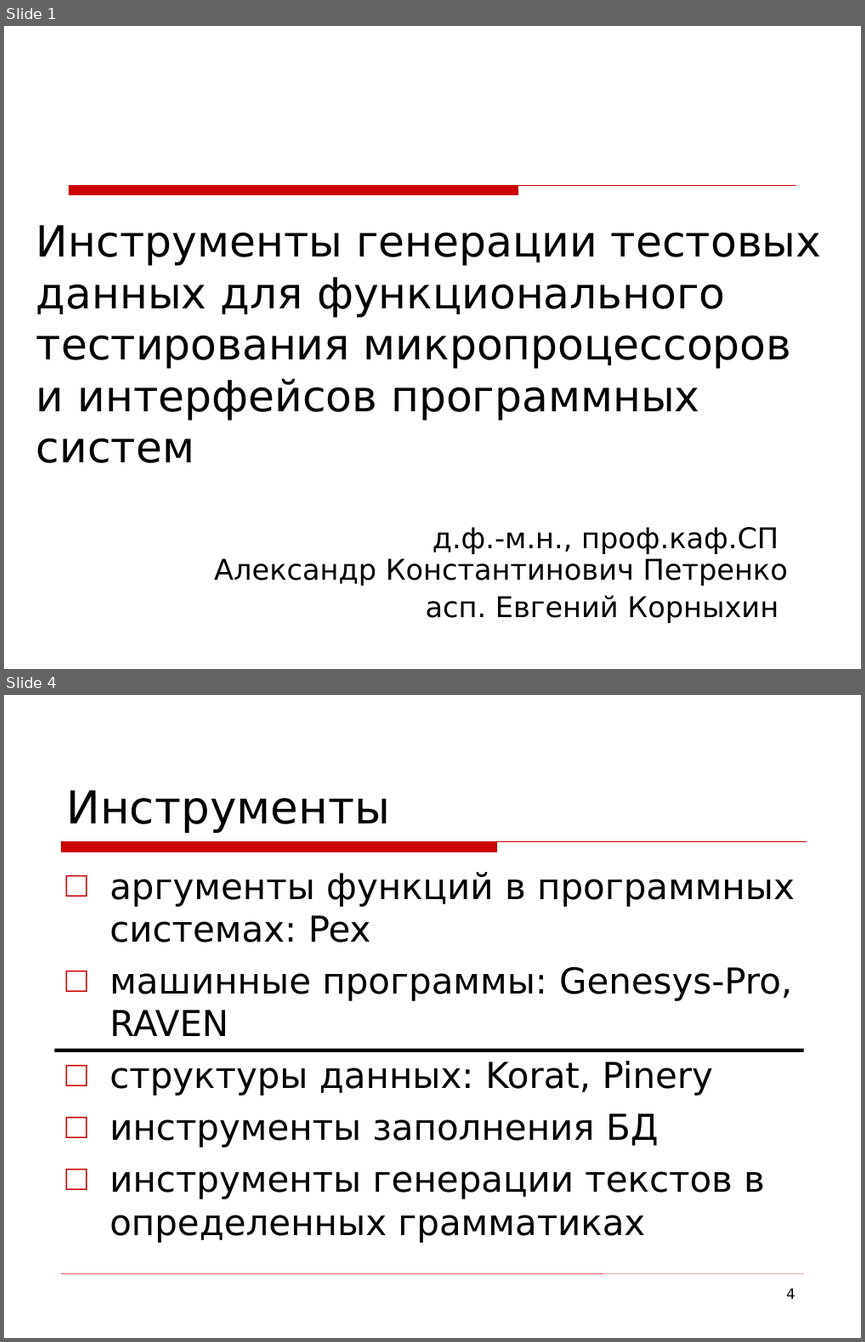
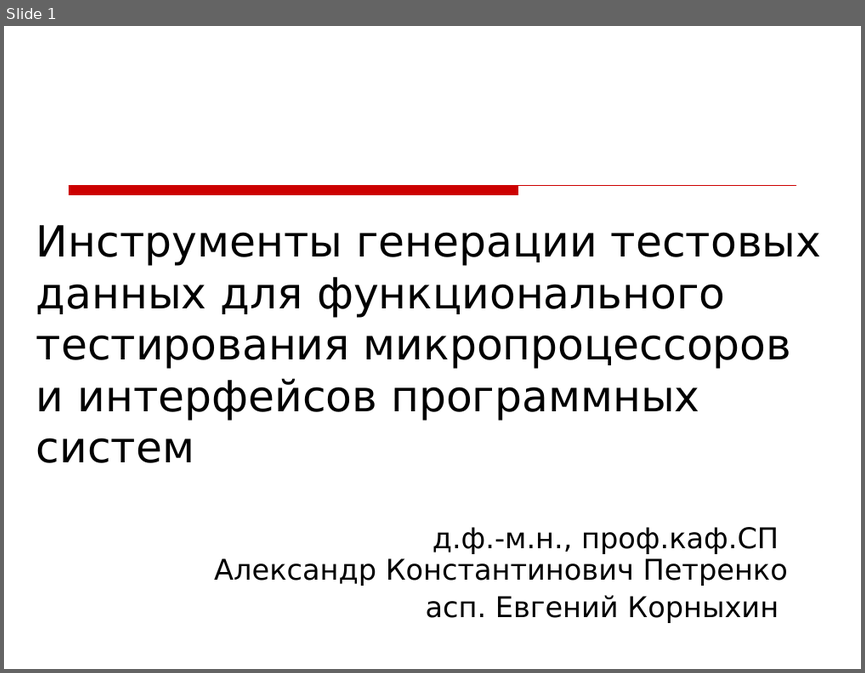
Before and after one commit to kornevgen/tesla-project, a slide deck: papers/unpublished/Tihonov09/tikh-slides.ppt. Shown one above the other, each under a label of ours: slides 1 and 4 before the commit, slide 1 after it; the slides between them are not shown. The pictures are 865x1342 and 865x673 pixels, drawn with LibreOffice and Linux fonts; fonts in the diff are those of the drawing; background and template pictures are left out. Boxes give left, top, right and bottom in pixels: in the first picture for what was removed or moved away, otherwise in the second. Text is boxed around its words. In the diff, an @@ line names an element or a change of style, - is before the commit and + after.

```diff
--- a/papers/unpublished/Tihonov09/tikh-slides.ppt
+++ b/papers/unpublished/Tihonov09/tikh-slides.ppt
@@ slide 4 removed at box(4, 695, 861, 1338), background picture (left out) @@
@@ title removed at box(66, 790, 390, 833) @@
-Инструменты
@@ freeform shape removed at box(62, 841, 806, 851) @@
@@ text removed at box(109, 872, 794, 1242) @@
-□ аргументы функций в программных системах: Pex
-□ машинные программы: Genesys-Pro, RAVEN
-□ структуры данных: Korat, Pinery
-□ инструменты заполнения БД
-□ инструменты генерации текстов в определенных грамматиках
@@ line removed from (54, 1049) to (803, 1049) @@
@@ line removed from (62, 1273) to (803, 1273) @@
@@ page number removed at box(786, 1287, 795, 1299) @@
-4
```
Also in this commit, not shown: 4 slides changed, 12 slides added, 3 other slides removed.
